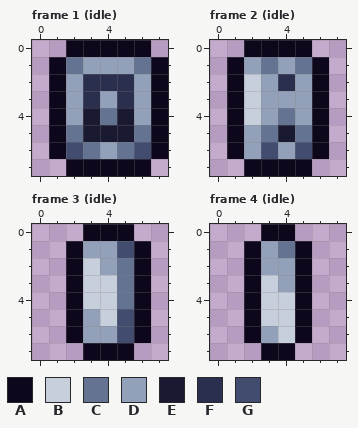
Edited in one commit: pixel-art file (BurningKnight/Content/Animations/platinum_coin.ase). The picture above is the old version.
8x8 pixels, 8 frames. Shown: frame 1 (idle), frame 2 (idle), frame 3 (idle), frame 4 (idle). The commit also changed other frames, which this record leaves out.
Palette (. is transparent): A #0e071b  B #c7cfdd  C #657392  D #92a1b9  E #1a1932  F #2a2f4e  G #424c6e
And afterwards:
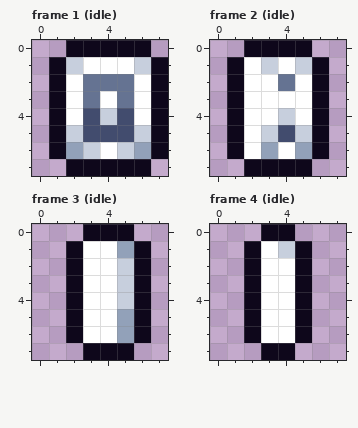
The edit:
Colour D changes from #92a1b9 to #ffffff.
Colour E changes from #1a1932 to #424c6e.
Colour G changes from #424c6e to #92a1b9.
Frame 1 (idle):
The edit turns colour C into colour B in row 1 at x 2 and 6; in row 4 at x 4; in row 5 at x 2 and 6; in row 6 at x 3 and 5.
The edit turns colour F into colour C in row 2 at x 3 to 5; in row 3 at x 3 and 5.
Frame 2 (idle):
The edit turns colour C into colour B in row 1 at x 3 and 5; in row 4 at x 4; in row 5 at x 3 and 5.
The edit turns colour F into colour C in row 2 at x 4.
The edit turns colour B into colour D in rows 2 to 4 at x 2.
Frame 3 (idle):
The edit turns colour C into colour B in rows 2 to 4 at x 5.
The edit turns colour B into colour D in row 2 at x 3; in rows 3 to 4 at x 3 to 4; in row 5 at x 4.
Frame 4 (idle):
The edit turns colour C into colour B in row 1 at x 4.
The edit turns colour B into colour D in row 3 at x 3; in rows 4 to 5 at x 3 to 4; in row 6 at x 4.
Changed places in both pictures, as pixel boxes (x1, y1, x2, y2):
changed: (66, 57, 151, 159)
changed: (244, 57, 312, 159)
changed: (83, 241, 134, 343)
changed: (261, 241, 295, 343)
